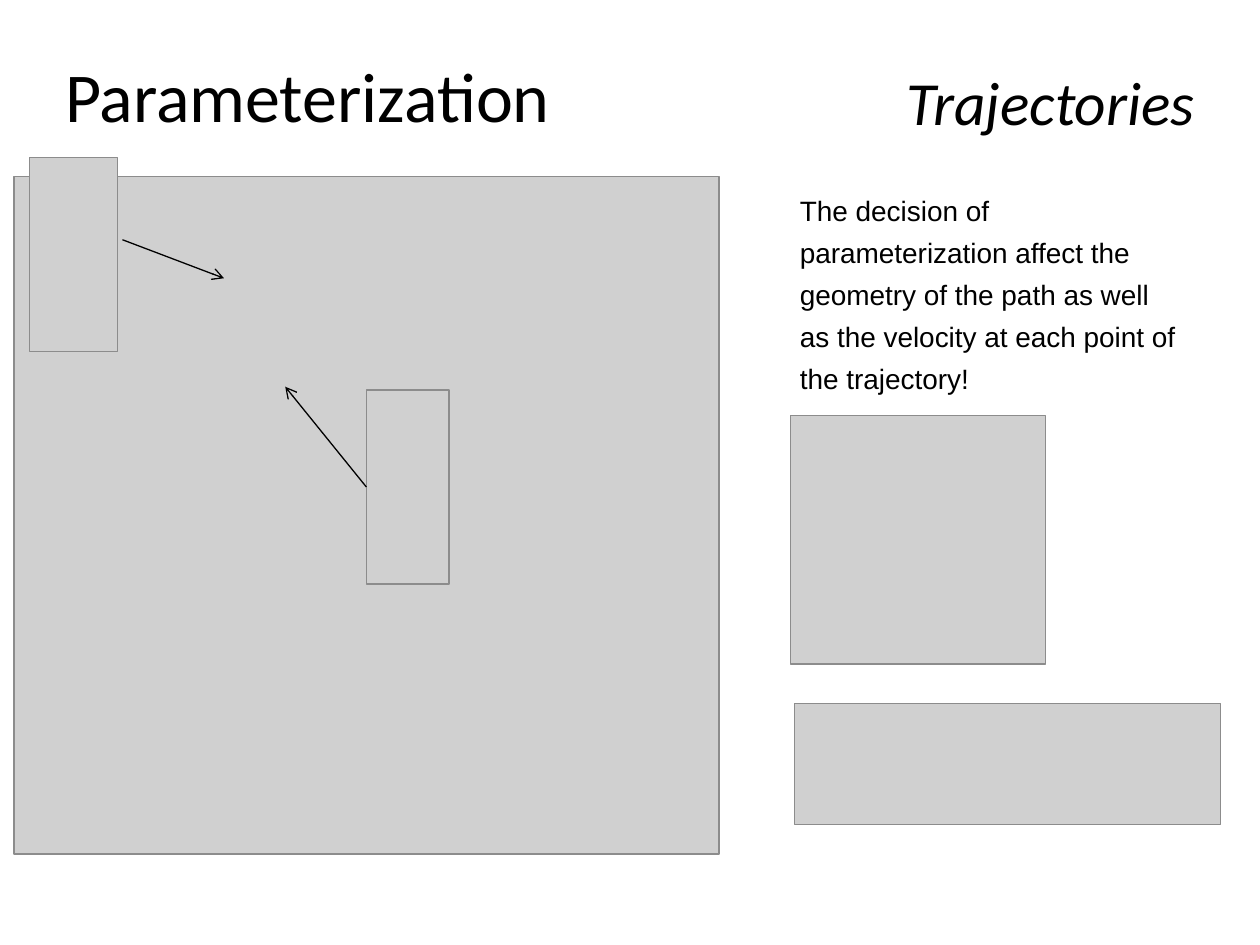
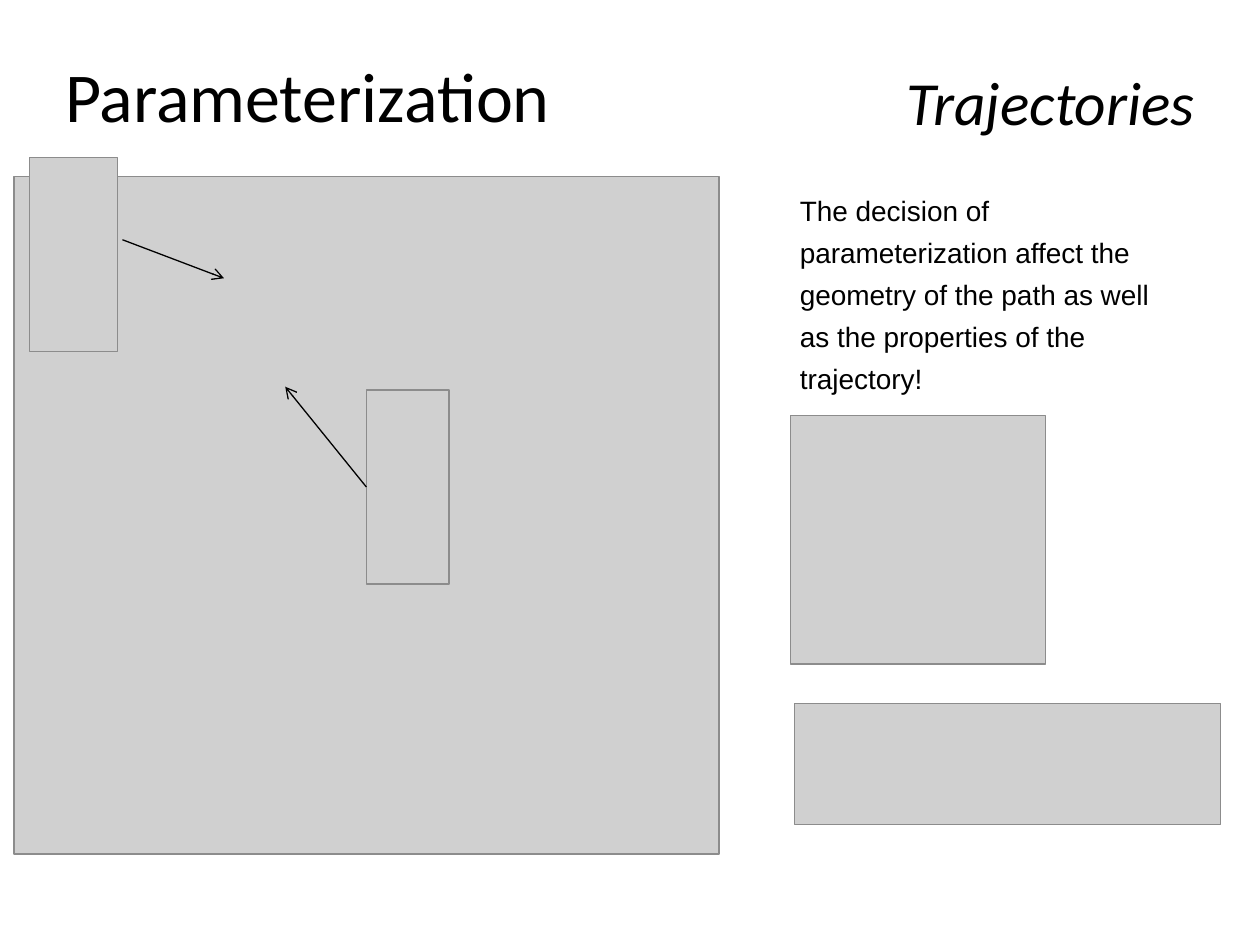
Before and after one commit to skye-HMI/BA-HMI, a slide deck: slide 13 of powerpoint/final_presentation.pptx (slide 12 before the commit). Drawn at 1260x945 pixels with LibreOffice and Linux fonts; fonts in the diff are those of the drawing; grey boxes stand for pictures; background and template pictures are left out. Boxes give left, top, right and bottom in pixels: in the first picture for what was removed or moved away, otherwise in the second. Text is boxed around its words. In the diff, an @@ line names an element or a change of style, - is before the commit and + after.

```diff
--- a/powerpoint/final_presentation.pptx
+++ b/powerpoint/final_presentation.pptx
@@ text at <box>800,200,1149,394</box>: text changed @@
-The decision of parameterization affect the geometry of the path as well as the velocity at each point of the trajectory!
+The decision of parameterization affect the geometry of the path as well as the properties of the trajectory!
```
Also in this commit, not shown: 3 other slides changed, 3 slides added, 1 slide removed, 12 other files.
